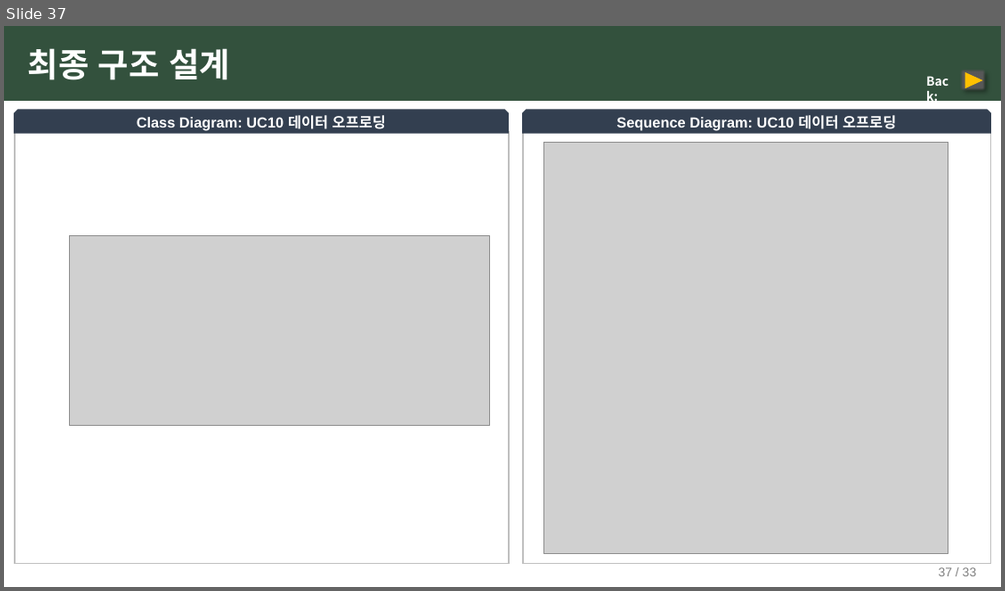
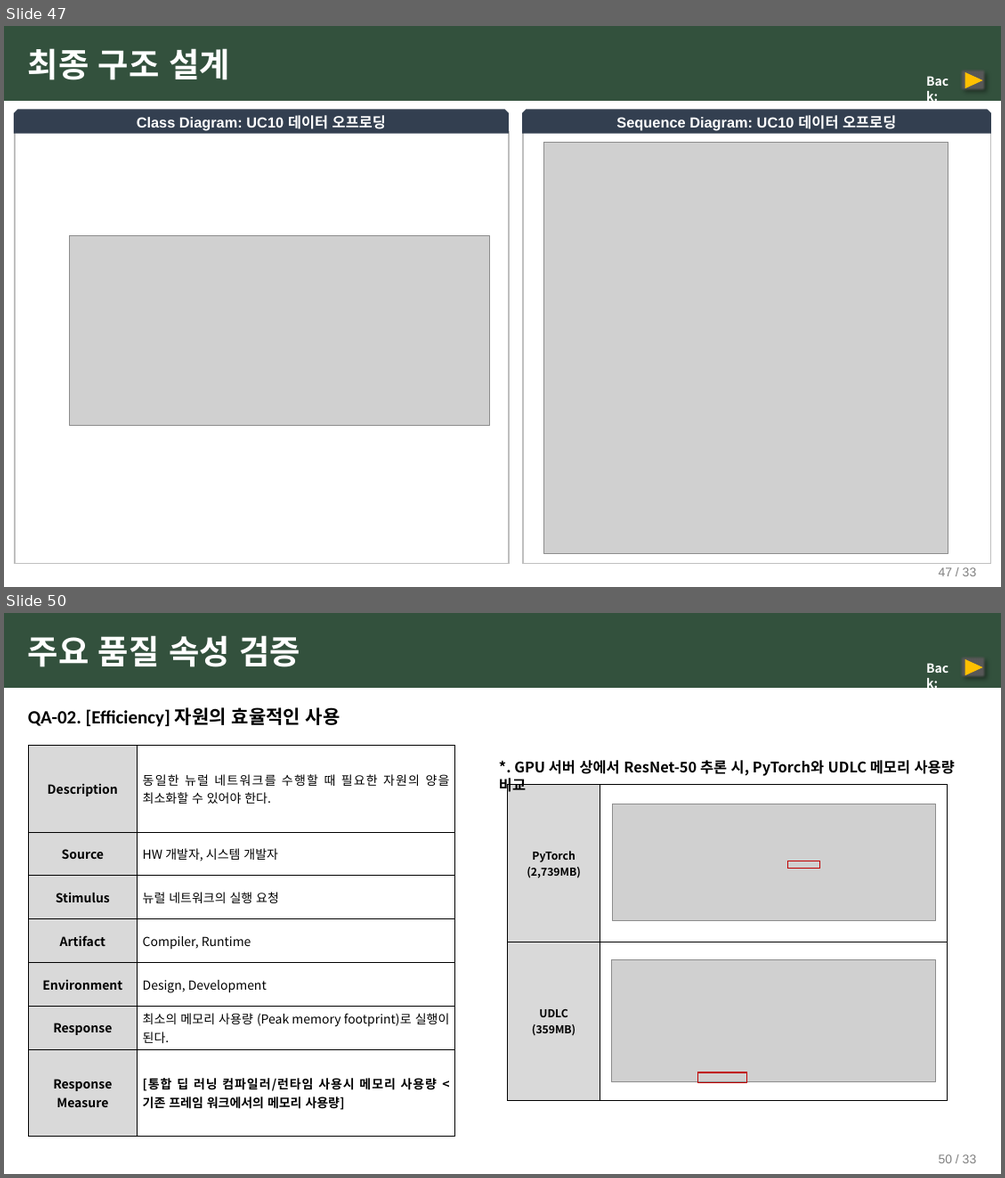
Before and after one commit to mkim0628/vllm, a slide deck: doc-mk/slides/architecture-final-views-merged.pptx. Shown one above the other, each under a label of ours: slide 37 before the commit, slides 47 and 50 after it; the slides between them are not shown. The pictures are 1005x591 and 1005x1178 pixels, drawn with LibreOffice and Linux fonts; fonts in the diff are those of the drawing; grey boxes stand for pictures; background and template pictures are left out. Boxes give left, top, right and bottom in pixels: in the first picture for what was removed or moved away, otherwise in the second. Text is boxed around its words. In the diff, an @@ line names an element or a change of style, - is before the commit and + after.

```diff
--- a/doc-mk/slides/architecture-final-views-merged.pptx
+++ b/doc-mk/slides/architecture-final-views-merged.pptx
@@ slide 50 added at (4,613,1001,1174), background #FFFFFF; not listed: 1 template element that a slide beside it also shows @@
@@ rectangle added at (4,613,1001,688), fill #33513D @@
@@ text added at (28,635,300,667), 32 pt, text #FFFFFF, bold @@
+주요 품질 속성 검증
@@ text added at (919,657,963,680), 12 pt, text #FFFFFF, bold @@
+Back:
@@ rectangle added at (959,655,987,680), fill #595959 @@
@@ triangle added at (965,659,983,676), fill #FFC000 @@
@@ text added at (28,707,340,727), 18 pt, text #000000, bold @@
+QA-02. [Efficiency] 자원의 효율적인 사용
@@ table added at (29,746,455,1136), 7 rows, 2 columns @@
+Description | 동일한 뉴럴 네트워크를 수행할 때 필요한 자원의 양을 최소화할 수 있어야 한다.
+Source | HW 개발자, 시스템 개발자
+Stimulus | 뉴럴 네트워크의 실행 요청
+Artifact | Compiler, Runtime
+Environment | Design, Development
+Response | 최소의 메모리 사용량 (Peak memory footprint)로 실행이 된다.
+Response / Measure | [통합 딥 러닝 컴파일러/런타임 사용시 메모리 사용량 < 기존 프레임 워크에서의 메모리 사용량]
@@ text added at (514,760,955,776), 14 pt, text #000000, bold @@
+*. GPU 서버 상에서 ResNet-50 추론 시, PyTorch와 UDLC 메모리 사용량 비교
@@ table added at (507,785,947,1101), 2 rows, 2 columns @@
+PyTorch / (2,739MB) | 
+UDLC / (359MB) | 
@@ picture added at (613,803,936,920) @@
@@ rectangle added at (788,860,820,868), outline #C00000 1 pt @@
@@ picture added at (612,959,936,1082) @@
@@ rectangle added at (698,1072,746,1083), outline #C00000 1 pt @@
@@ what was slide 37 is now slide 47 @@
@@ page number at (938,567,977,576): text changed @@
-37 / 33
+47 / 33
```
Also in this commit, not shown: 6 slides changed, 15 other slides added.
